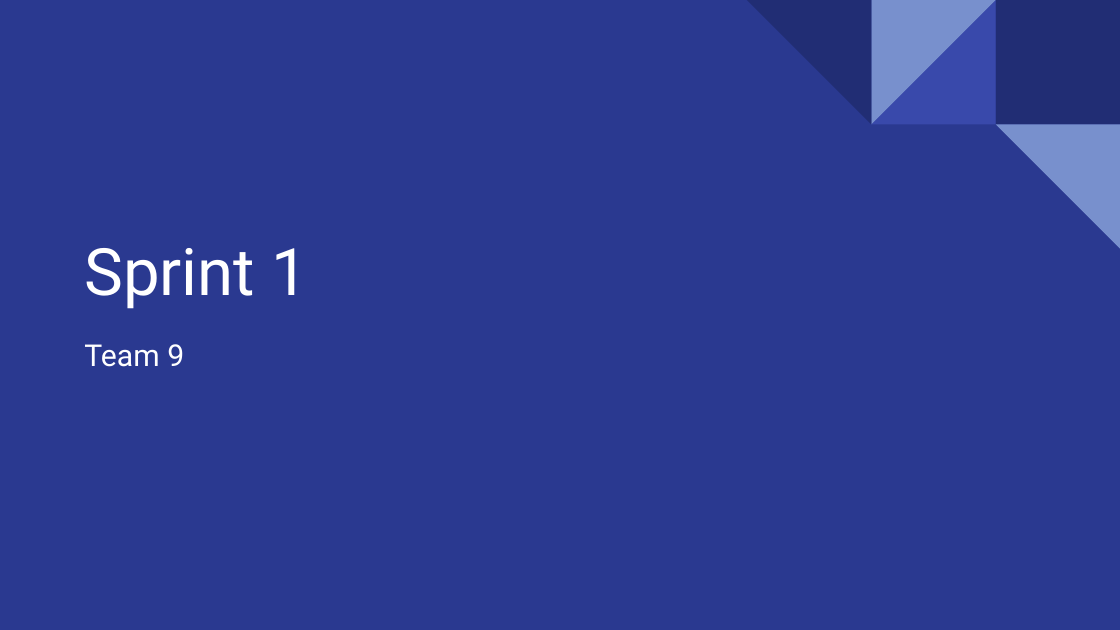
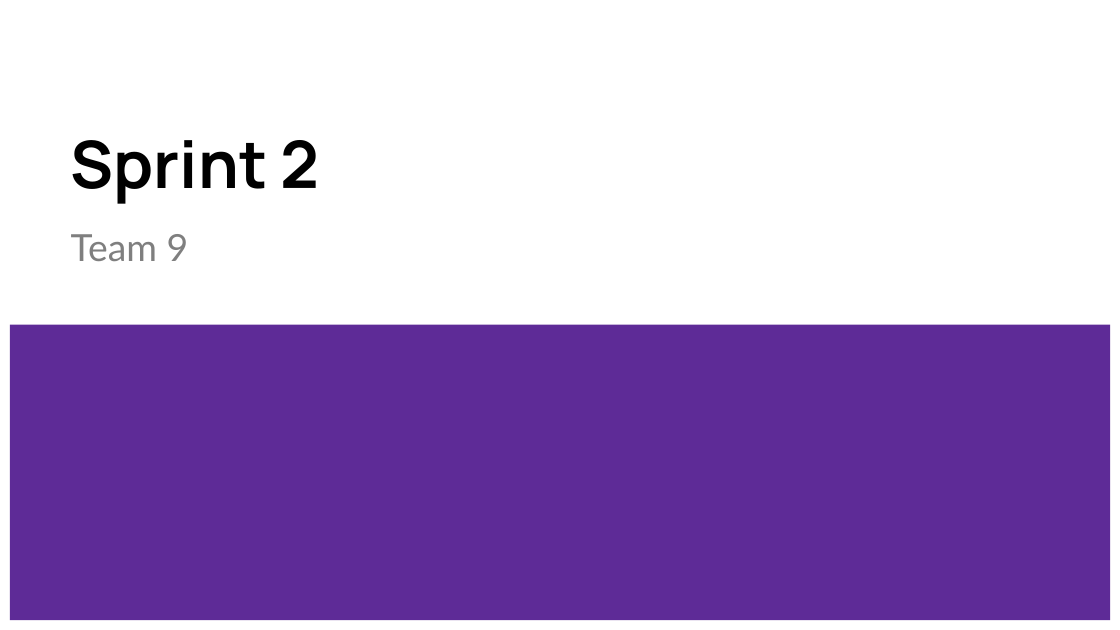
Before and after one commit to Cavaari/Gaming-Website, a slide deck: slide 1 of sprint-2-presentation/Sprint 1.pptx. Drawn at 1120x630 pixels with LibreOffice and Linux fonts; fonts in the diff are those of the drawing. Boxes give left, top, right and bottom in pixels: in the first picture for what was removed or moved away, otherwise in the second. Text is boxed around its words. In the diff, an @@ line names an element or a change of style, - is before the commit and + after.

Commit message:
Upload sprint presentation

```diff
--- a/sprint-2-presentation/Sprint 1.pptx
+++ b/sprint-2-presentation/Sprint 1.pptx
@@ background #2A3990 to #FFFFFF @@
@@ title added at [71, 140, 319, 204], 42 pt, text #000000, bold @@
+Sprint 2
@@ group removed at [747, 0, 1120, 249]: 4 right triangles, 1 rectangle @@
@@ subtitle "Team 9": place and size @@
-subtitle "Team 9" at [84, 344, 184, 367]
+subtitle "Team 9" at [71, 234, 189, 261]
@@ subtitle "Team 9" at [71, 234, 189, 261]: size 19.4 to 24 pt, font Roboto to Lato, text colour #FFFFFF to #7F7F7F; line spacing 0.8 to 1 @@
@@ title removed at [84, 248, 308, 309] @@
-Sprint 1
@@ rectangle added at [10, 325, 1110, 620], fill #5E2B97 @@
```
Also in this commit, not shown: 1 other slide changed, 8 slides added, 8 slides removed.
